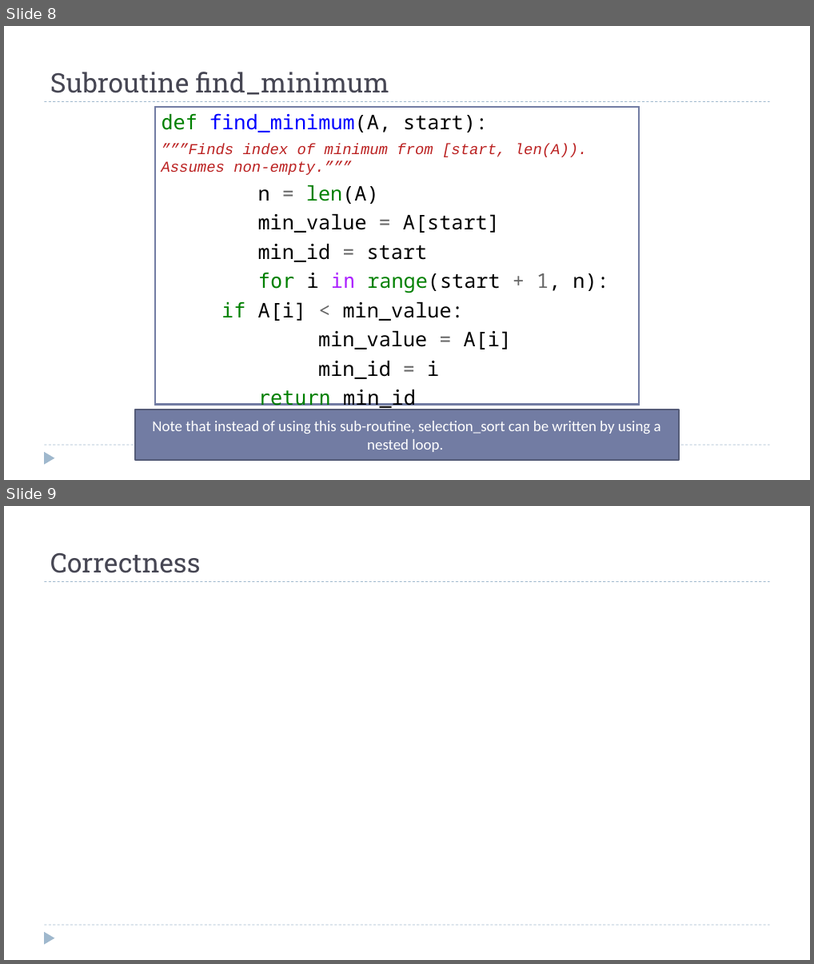
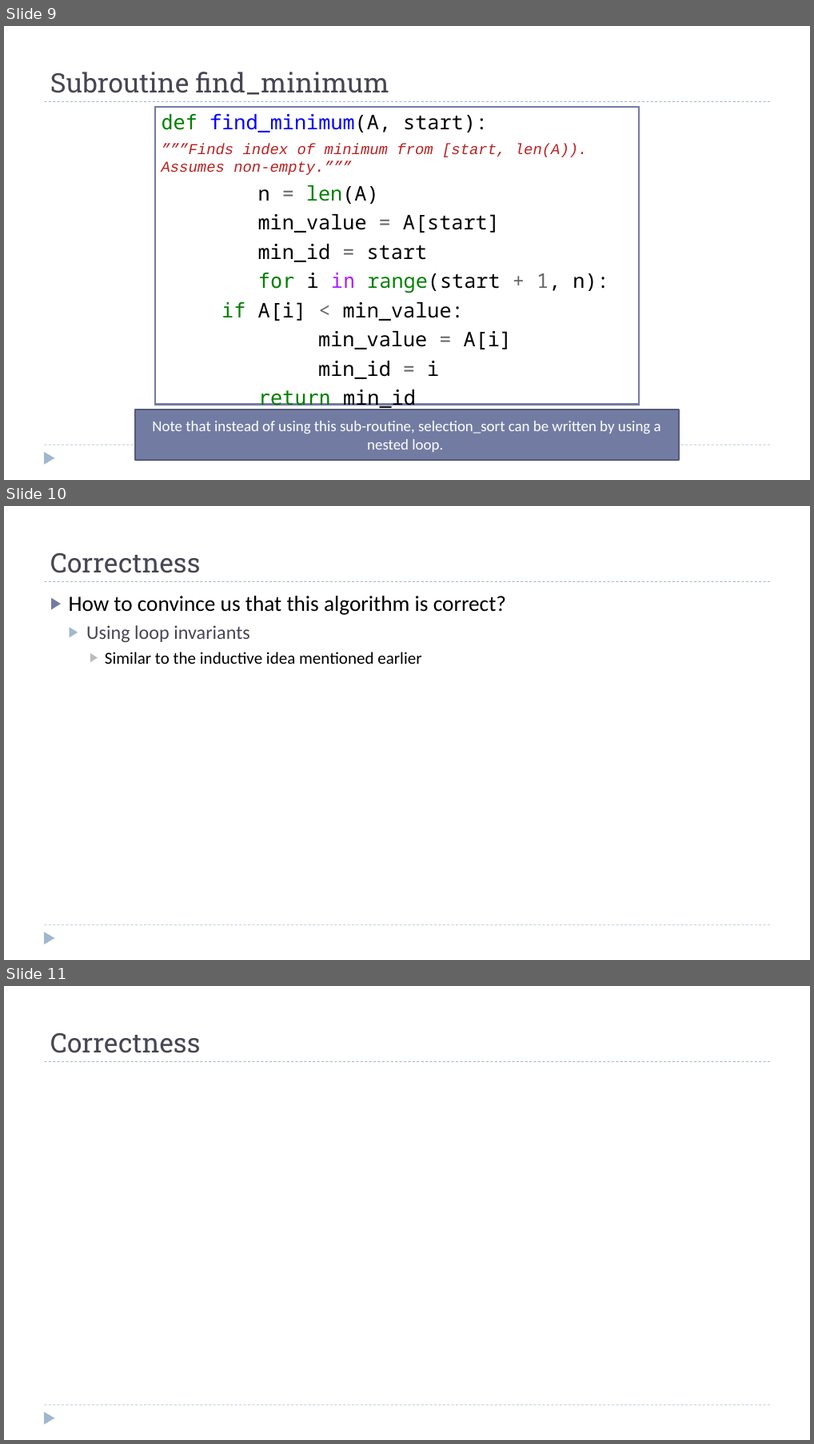
Before and after one commit to dsc-courses/dsc40b-2025-wi, a slide deck: materials/lectures/06-sorting/slides.pptx. Shown one above the other, each under a label of ours: slides 8 and 9 before the commit, slides 9, 10 and 11 after it. The pictures are 814x964 and 814x1444 pixels, drawn with LibreOffice and Linux fonts; fonts in the diff are those of the drawing; grey boxes stand for pictures. Boxes give left, top, right and bottom in pixels: in the first picture for what was removed or moved away, otherwise in the second. Text is boxed around its words. In the diff, an @@ line names an element or a change of style, - is before the commit and + after.

```diff
--- a/materials/lectures/06-sorting/slides.pptx
+++ b/materials/lectures/06-sorting/slides.pptx
@@ slide 10 added at <box>4,506,810,960</box>, background #FFFFFF; not listed: 3 template elements that a slide beside it also shows @@
@@ title added at <box>50,553,201,573</box>, 32 pt, text #464653 @@
+Correctness
@@ text added at <box>69,596,506,664</box>, 26 pt, text #000000 @@
+▶ How to convince us that this algorithm is correct?
+  ▶ Using loop invariants
+    ▶ Similar to the inductive idea mentioned earlier
@@ what was slide 8 is now slide 9 @@
@@ what was slide 9 is now slide 11 @@
```
Also in this commit, not shown: 2 slides changed, 22 other slides added, 22 other files.
